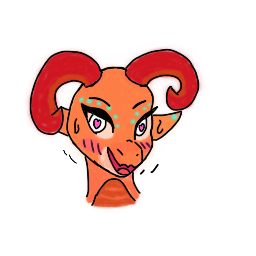
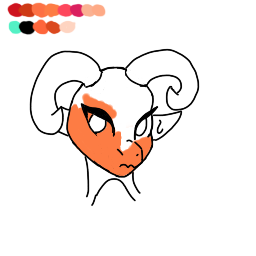
Two versions of the same layered image (w=256, h=256). Layer-by-layer changes:
added layer "Pallet" above "Expressions" over [7,2,192,192]
added group "Expressions" with 6 layers above "Face5" over [7,2,192,213]
hid "Love", moved it into group "Expressions" over [22,64,192,192]
added group "Face3" with 2 layers above "Face2" over [7,2,207,213]
added layer "Line1" (3rd of 4, in "Face3") in group "Face3" over [7,2,207,213]
added layer "Flat" (1st of 2, in "Face3") in group "Face3" over [64,3,192,192]
moved "Line1" (4th of 4, in "Face1") into group "Face1", painted on it over [7,2,207,213]
renamed "Paint1" to "FlatColor mouthOpen", moved it into group "Face1", painted on it over [7,2,207,213]
